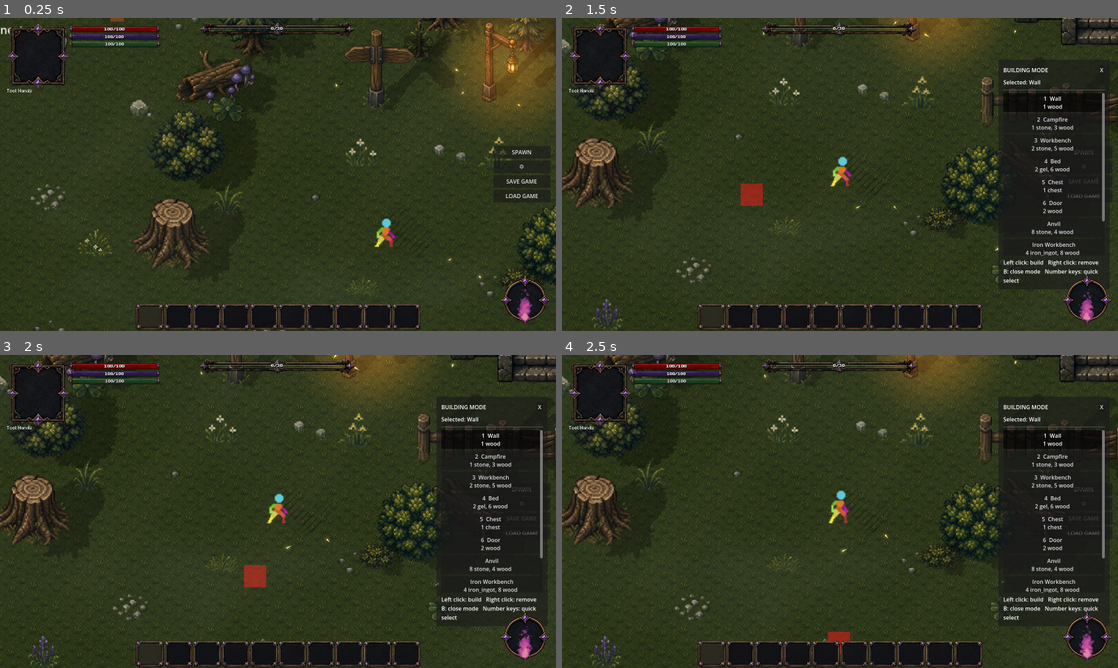
Above: before the commit, frames 1-4 (two rows, left to right).
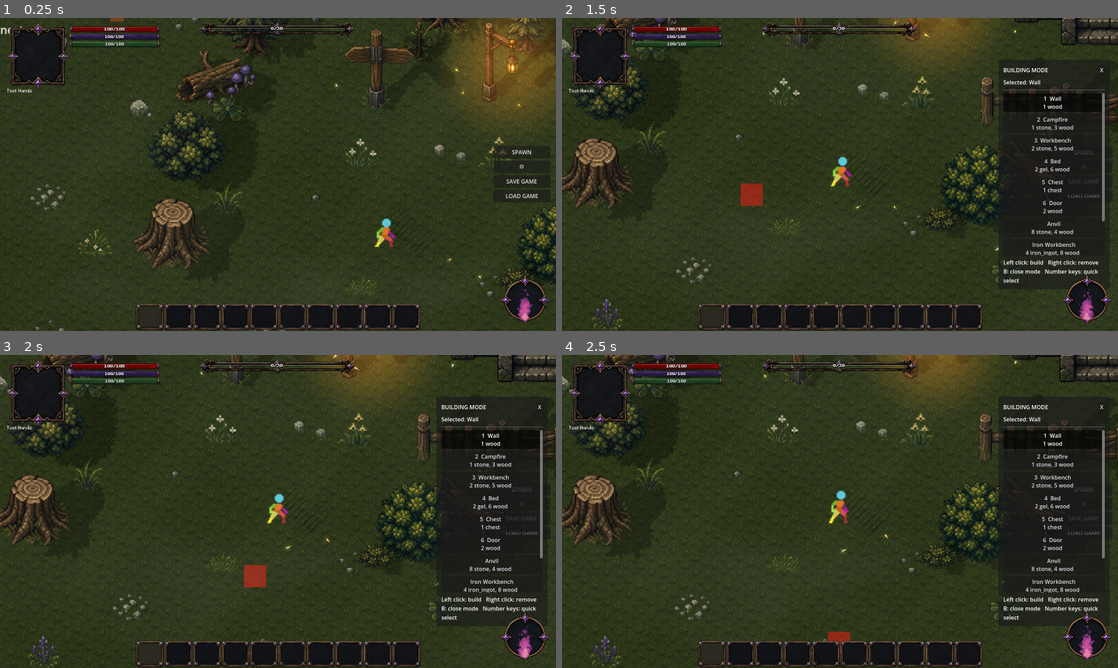
Above: after the commit, the same moments.

Repository: ramonsamagaio/Oathwake-Main
Game: Godot game, scene res://scenes/game/Game.tscn
Two runs of this game, one before a commit and one after it. Both use one fixed random seed, a clock stepped at 60 frames per second and the inputs below. This scene is started directly instead of the project's main scene.
Inputs (mouse positions are in pixels of both pictures, inside the frame that each line leads up to):
- Up to frame 1 (0.25 s): no input
- Up to frame 2 (1.5 s): tap Enter at 0.5 s; move the mouse to (962, 158) at 0.52 s; hold D 0.53-1.25 s; tap B at 0.6 s; click (962, 158) at 0.67 s; tap Space at 0.77 s; drag from (728, 190) to (812, 237) at 1.27 s
- Up to frame 3 (2 s): no input
- Up to frame 4 (2.5 s): click (840, 652) at 2 s

The runs differ from the first frame. In frame 1, 0.4% of the frame differs, in the area x 26-100%, y 1-86%; in frame 2, 0.2%; in frame 3, 0.2%; in frame 4, 0.3%.

Commit message:
Use independent Content Editor visual tabs

Diff:
--- a/tools/content_editor/ContentEditor.tscn
+++ b/tools/content_editor/ContentEditor.tscn
@@ -1,9 +1,9 @@
 [gd_scene format=3 uid="uid://cn6juf8fptk0e"]
 
-[ext_resource type="Script" path="res://tools/content_editor/ContentEditorEnvironmentSuite.gd" id="1_content_editor_script"]
+[ext_resource type="Script" path="res://tools/content_editor/ContentEditorIndependentTabsSuite.gd" id="1_content_editor_script"]
 
 [node name="ContentEditor" type="Control" unique_id=47190531]
-custom_minimum_size = Vector2(1280, 800)
+custom_minimum_size = Vector2(800, 500)
 layout_mode = 3
 anchors_preset = 0
 offset_right = 1440.0
